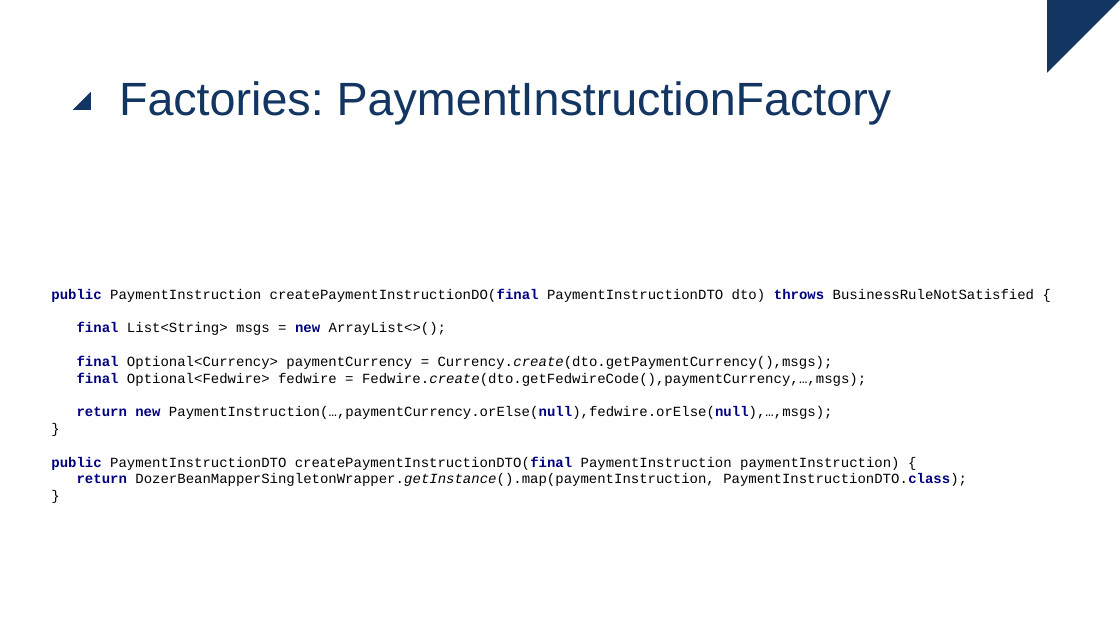
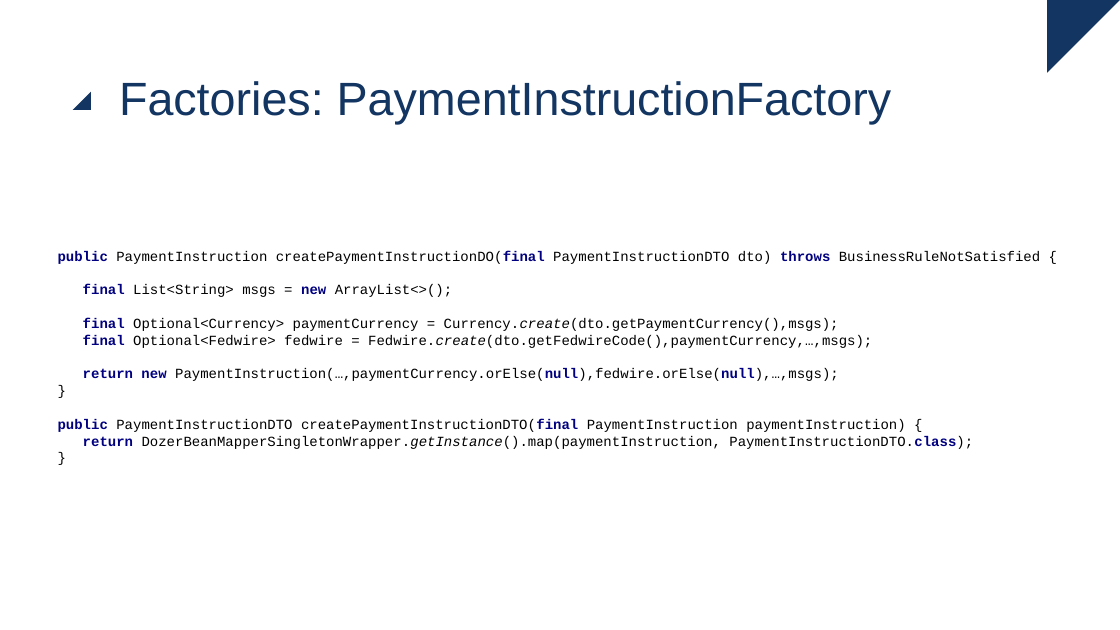
Before and after one commit to ingmars1709/ddd, a slide deck: slide 27 of ddd.pptx. Drawn at 1120x630 pixels with LibreOffice and Linux fonts; fonts in the diff are those of the drawing. Boxes give left, top, right and bottom in pixels: in the first picture for what was removed or moved away, otherwise in the second. Text is boxed around its words. In the diff, an @@ line names an element or a change of style, - is before the commit and + after.

```diff
--- a/ddd.pptx
+++ b/ddd.pptx
@@ text "public PaymentInstruction createPaymentInstructionDO(final P ...": place and size @@
-text "public PaymentInstruction createPaymentInstructionDO(final P ..." at (51,289,1034,486)
+text "public PaymentInstruction createPaymentInstructionDO(final P ..." at (58,251,1040,449)
```
Also in this commit, not shown: 1 other slide changed, 2 slides added.
